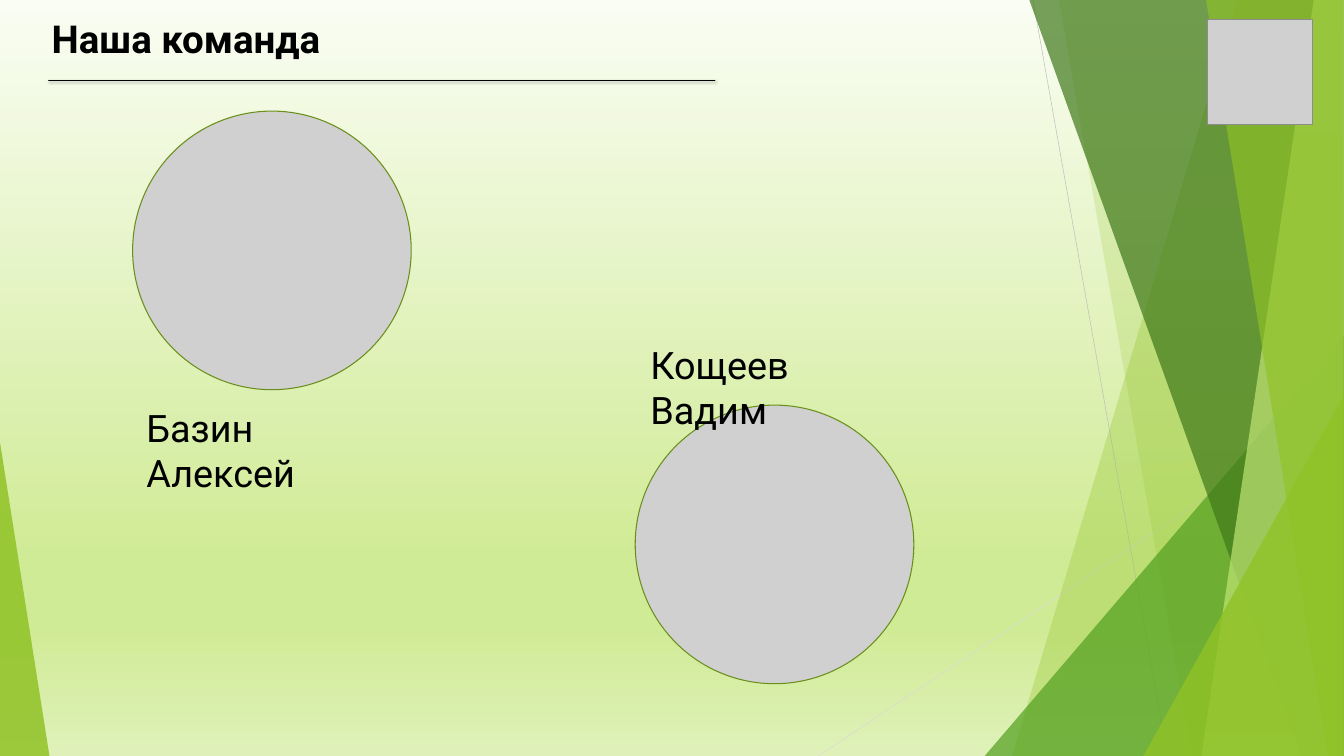
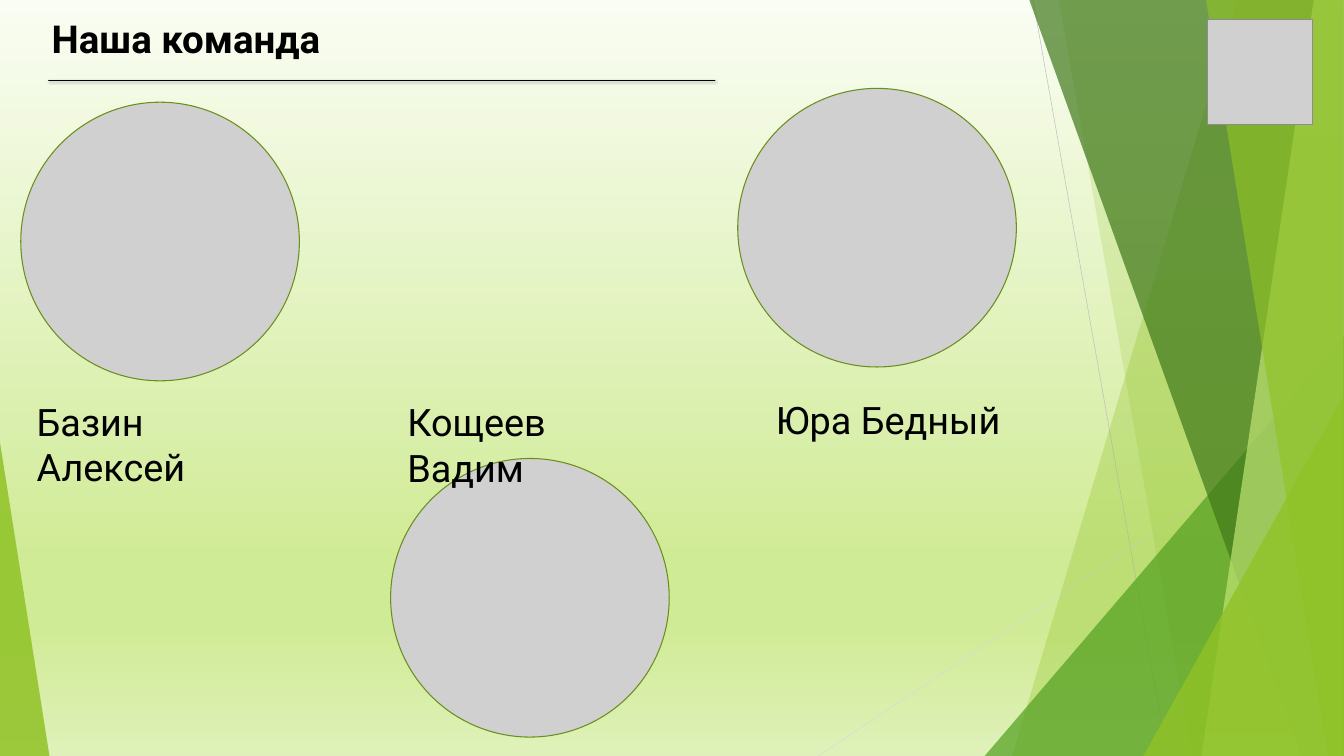
Before and after one commit to mathusha2023/GameStore, a slide deck: slide 13 of Презентация данжона(2).pptx (slide 6 before the commit). Drawn at 1344x756 pixels with LibreOffice and Linux fonts; fonts in the diff are those of the drawing; grey boxes stand for pictures. Boxes give left, top, right and bottom in pixels: in the first picture for what was removed or moved away, otherwise in the second. Text is boxed around its words. In the diff, an @@ line names an element or a change of style, - is before the commit and + after.

```diff
--- a/Презентация данжона(2).pptx
+++ b/Презентация данжона(2).pptx
@@ picture added at box(738, 88, 1016, 367) @@
@@ picture: place and size @@
-picture at box(133, 111, 411, 390)
+picture at box(21, 102, 299, 381)
@@ text "Базин Алексей": place and size @@
-text "Базин Алексей" at box(146, 415, 295, 488)
+text "Базин Алексей" at box(37, 409, 186, 482)
@@ text "Кощеев Вадим": place and size @@
-text "Кощеев Вадим" at box(650, 352, 788, 434)
+text "Кощеев Вадим" at box(407, 409, 545, 492)
@@ text added at box(776, 406, 1001, 442), 54 pt, text #000000 @@
+Юра Бедный
@@ picture: place and size @@
-picture at box(635, 405, 914, 684)
+picture at box(391, 459, 669, 737)
```
Also in this commit, not shown: 2 other slides changed, 8 slides added.
